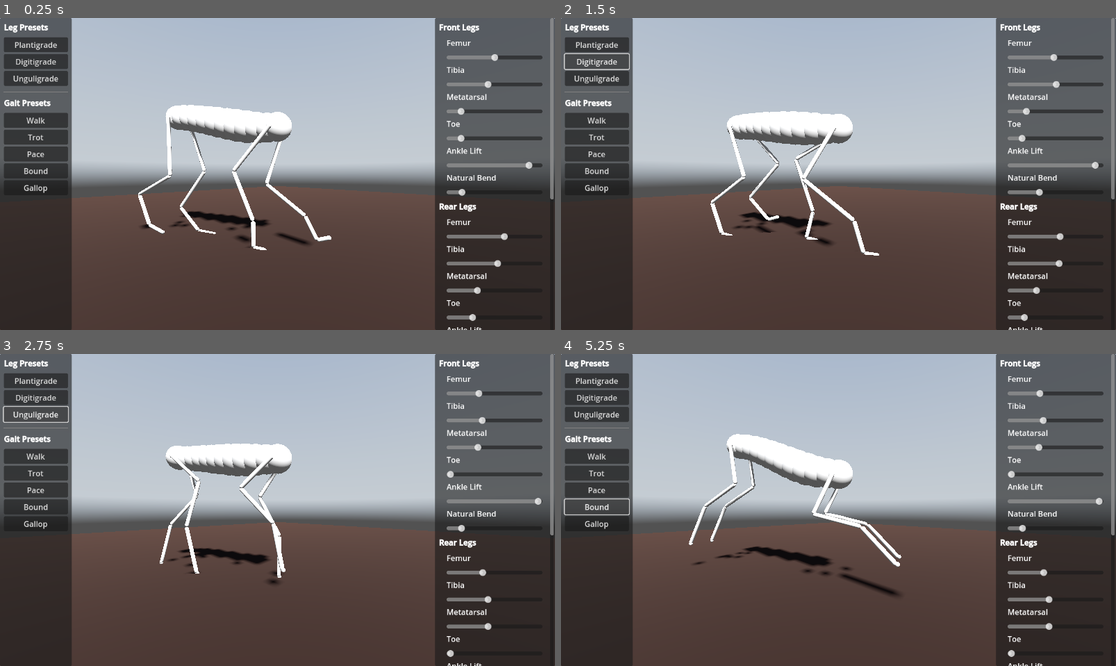
Above: before the commit, frames 1-4 (two rows, left to right).
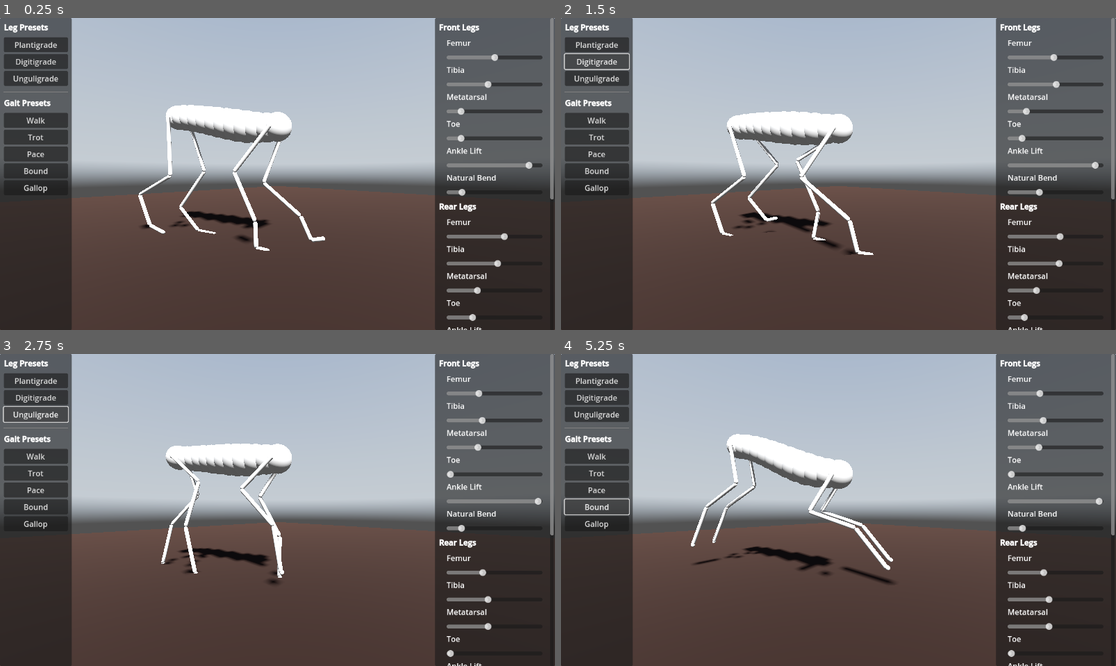
Above: after the commit, the same moments.

Repository: jehoz/legs-and-gaits
Game: Godot game, scene res://scenes/default.tscn
Same seed, same stepped clock (60 frames per second), same inputs: the game is played once before the commit and once after it. A sky picture missing from this copy of the repository is replaced by a grey-blue gradient.
Inputs:
- Up to frame 1 (0.25 s): no input
- Up to frame 2 (1.5 s): click "Plantigrade" at 0.5 s; click "Digitigrade" at 1.25 s
- Up to frame 3 (2.75 s): click "Unguligrade" at 2 s
- Up to frame 4 (5.25 s): click "Walk" at 2.75 s; click "Trot" at 3.5 s; click "Pace" at 4.25 s; click "Bound" at 5 s

The runs differ from the first frame. In frame 1, 0.8% of the frame differs, in the area x 24-60%, y 28-75%; in frame 2, 1.2%; in frame 3, 0.5%; in frame 4, 1.5%, in the area x 23-62%, y 29-78%.

Commit message:
Scale step height and length with resting leg length

Diff:
--- a/scripts/leg.gd
+++ b/scripts/leg.gd
@@ -132,11 +132,11 @@
 
 func move_foot_target():
 	var forward = -global_basis.z
-
 	var bottom = max(0, global_position.y - max_length())
-
-	foot_target.position = Vector3.FORWARD * oscillator.bias_slope(osc_horizontal_bias) * step_length
-	foot_target.global_position.y = bottom + max(0, oscillator.bias_peak(osc_vertical_bias, PI/2)) * step_height
+	var step_max = resting_length()
+
+	foot_target.position = Vector3.FORWARD * oscillator.bias_slope(osc_horizontal_bias) * step_length * step_max
+	foot_target.global_position.y = bottom + max(0, oscillator.bias_peak(osc_vertical_bias, PI/2)) * step_height * step_max
 
 	if foot_target.position.length() > max_length():
 		foot_target.position = foot_target.position.normalized() * max_length()
